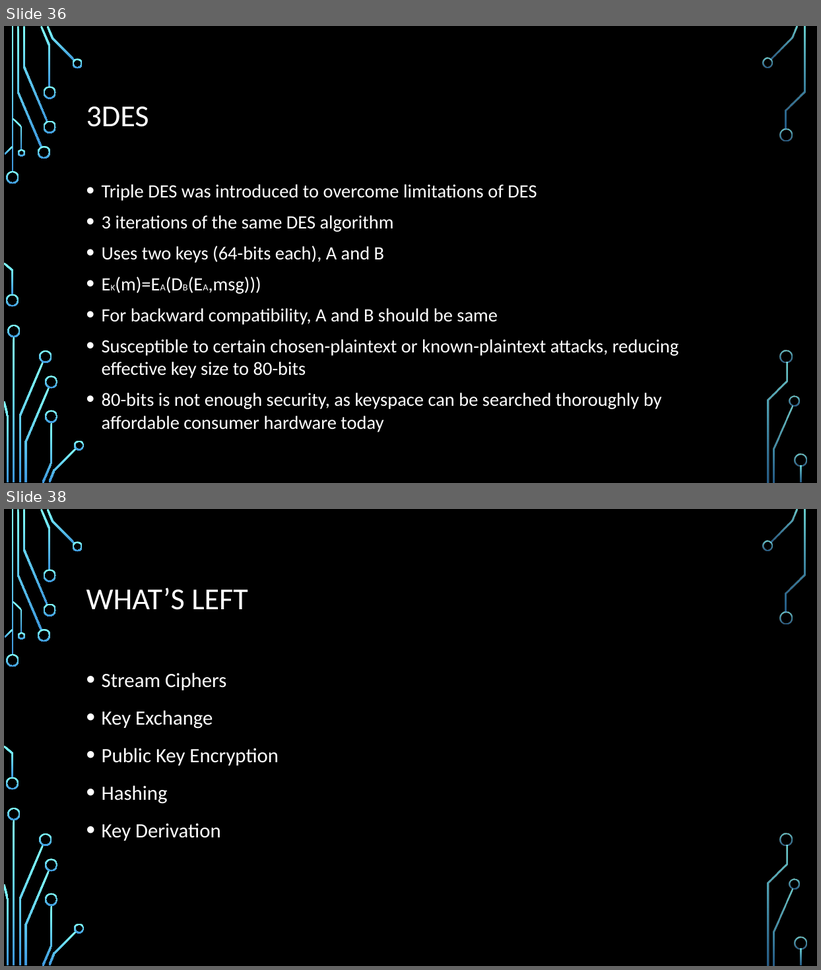
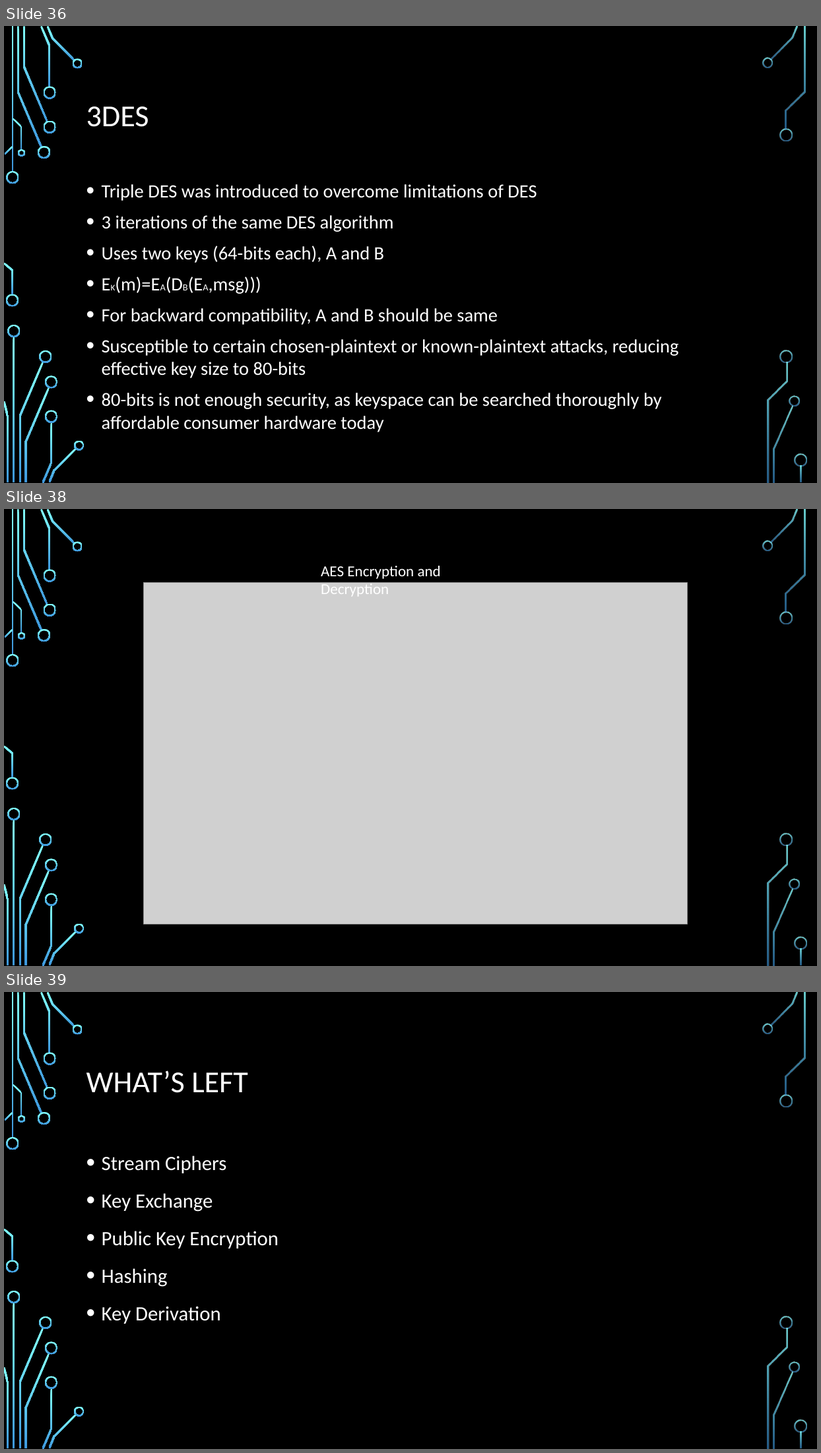
Before and after one commit to stevemann2705/meetup, a slide deck: Crypto.pptx. Shown one above the other, each under a label of ours: slides 36 and 38 before the commit, slides 36, 38 and 39 after it; the slides between them are not shown. The pictures are 821x970 and 821x1453 pixels, drawn with LibreOffice and Linux fonts; fonts in the diff are those of the drawing; grey boxes stand for pictures; background and template pictures are left out. Boxes give left, top, right and bottom in pixels: in the first picture for what was removed or moved away, otherwise in the second. Text is boxed around its words. In the diff, an @@ line names an element or a change of style, - is before the commit and + after.

```diff
--- a/Crypto.pptx
+++ b/Crypto.pptx
@@ slide 38 added at [4,509,817,966], background picture (left out); not listed: 36 template elements that a slide beside it also shows @@
@@ text added at [321,566,441,596], 18 pt, text #FFFFFF @@
+AES Encryption and Decryption
@@ picture added at [144,583,687,924] @@
@@ what was slide 38 is now slide 39 @@
```
Also in this commit, not shown: 1 slide changed, 2 other slides added, 1 slide removed.
